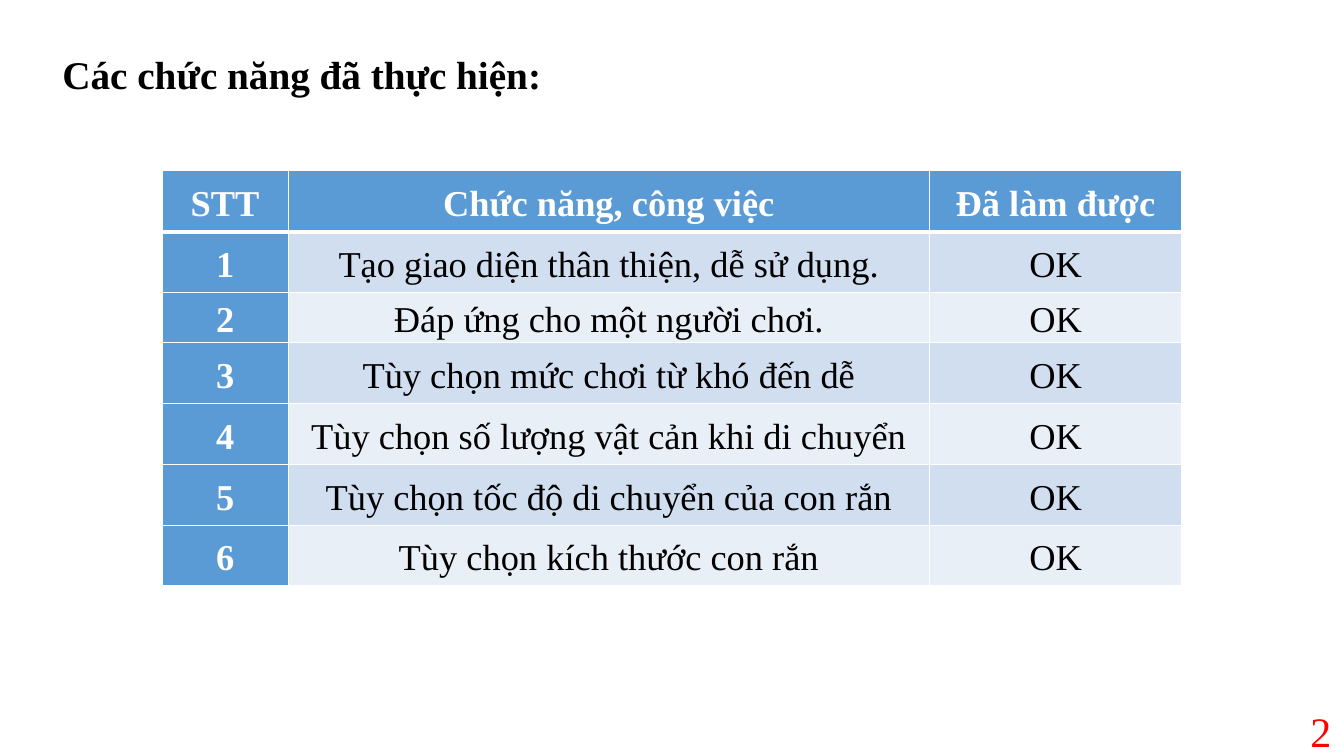
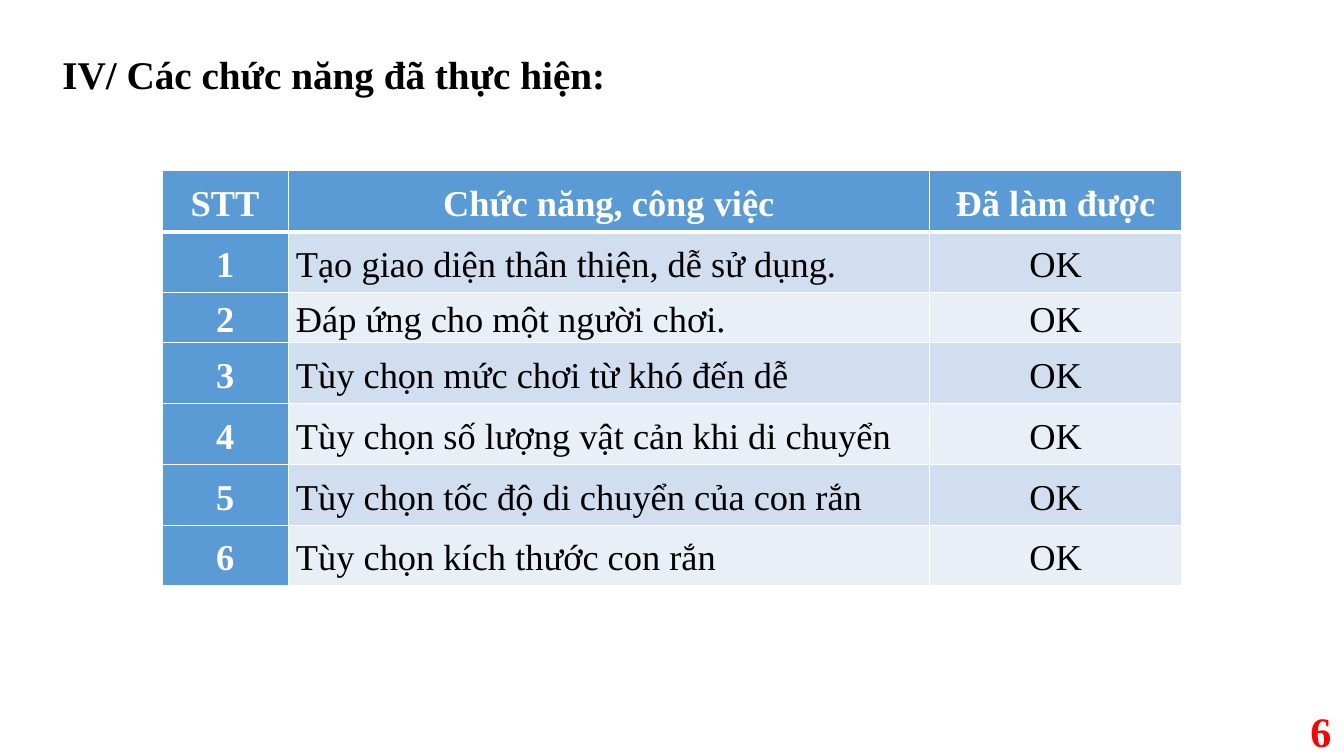
Before and after one commit to LapTrinhTroChoiVaMoPhong/GameRanSanMoi, a slide deck: slide 6 of Game.pptx (slide 2 before the commit). Drawn at 1344x756 pixels with LibreOffice and Linux fonts; fonts in the diff are those of the drawing; background and template pictures are left out. Boxes give left, top, right and bottom in pixels: in the first picture for what was removed or moved away, otherwise in the second. Text is boxed around its words. In the diff, an @@ line names an element or a change of style, - is before the commit and + after.

```diff
--- a/Game.pptx
+++ b/Game.pptx
@@ text at (62, 61, 605, 96): text changed @@
-Các chức năng đã thực hiện:
+IV/ Các chức năng đã thực hiện:
@@ table at (162, 170, 1182, 586) @@
@@ alignment centre to left @@
@@ page number at (1310, 719, 1331, 748): text changed; bold on @@
-2
+6
```
Also in this commit, not shown: 4 other slides changed, 5 slides added, 3 other files.
